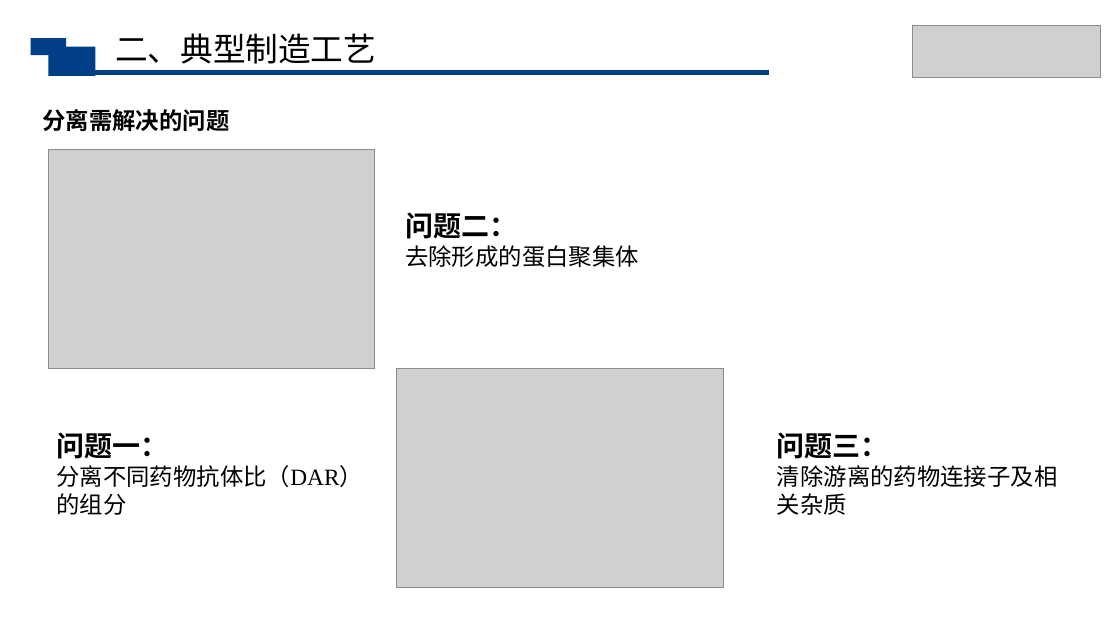
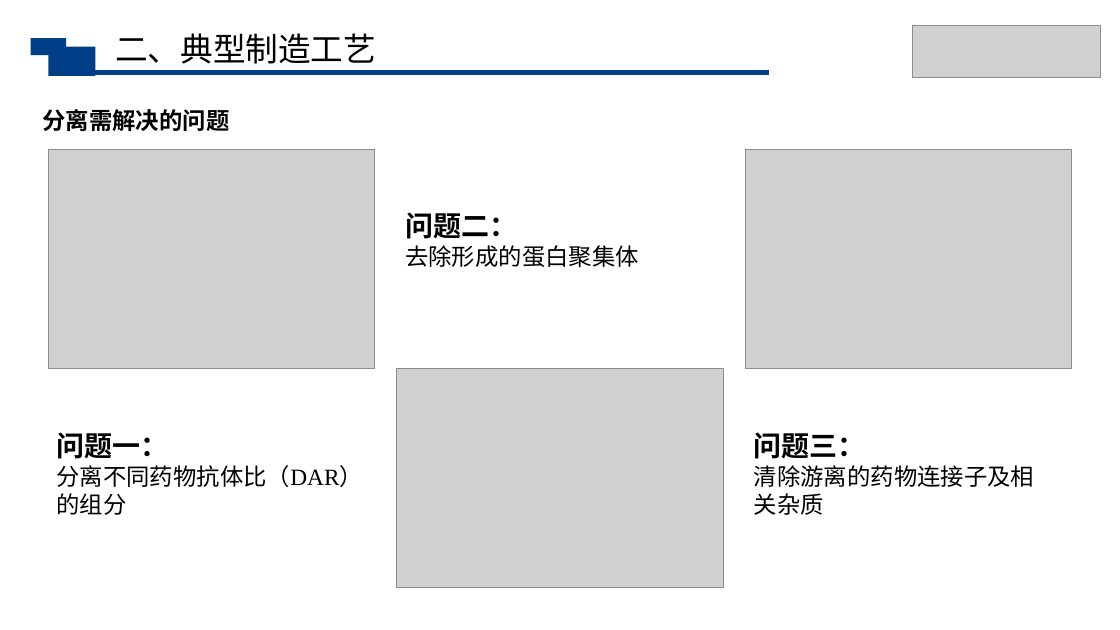
Before and after one commit to Raymon-Lyu/Veterinary-Medicine, a slide deck: slide 8 of 生物分离工程/第十组汇报ppt.pptx. Drawn at 1120x630 pixels with LibreOffice and Linux fonts; fonts in the diff are those of the drawing; grey boxes stand for pictures. Boxes give left, top, right and bottom in pixels: in the first picture for what was removed or moved away, otherwise in the second. Text is boxed around its words. In the diff, an @@ line names an element or a change of style, - is before the commit and + after.

```diff
--- a/生物分离工程/第十组汇报ppt.pptx
+++ b/生物分离工程/第十组汇报ppt.pptx
@@ picture added at <box>746,150,1072,369</box> @@
@@ text "问题三：": place and size @@
-text "问题三：" at <box>777,432,1057,515</box>
+text "问题三：" at <box>754,432,1034,515</box>
```
Also in this commit, not shown: 5 other slides changed, 1 slide added, 1 slide removed, 1 other file.
